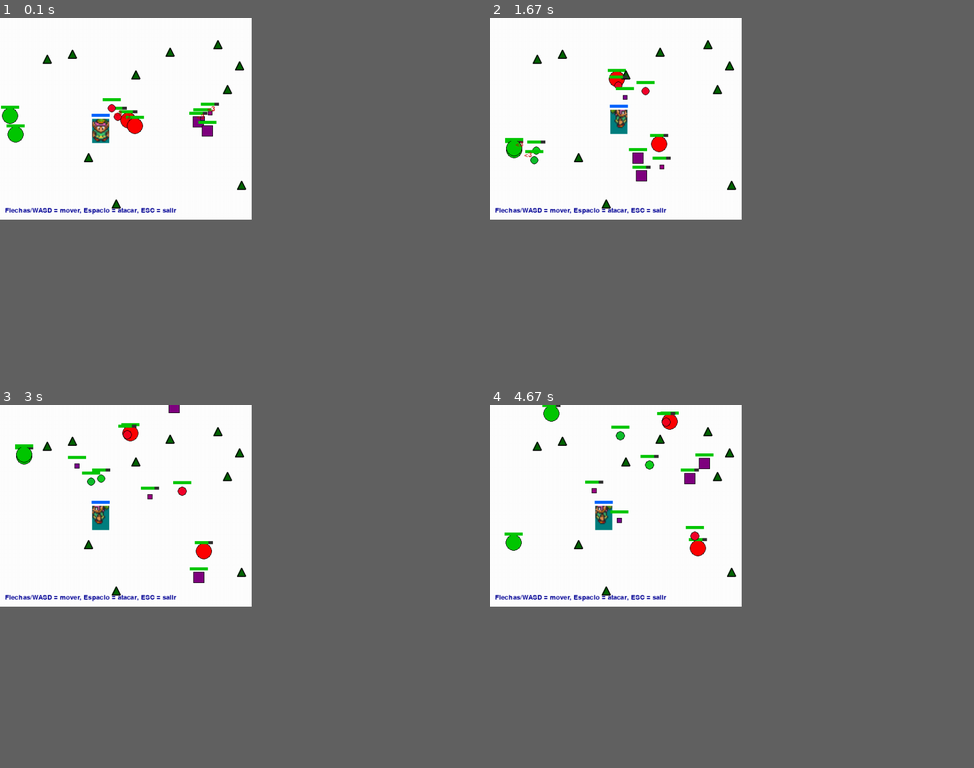
Above: before the commit, frames 1-4 (two rows, left to right).
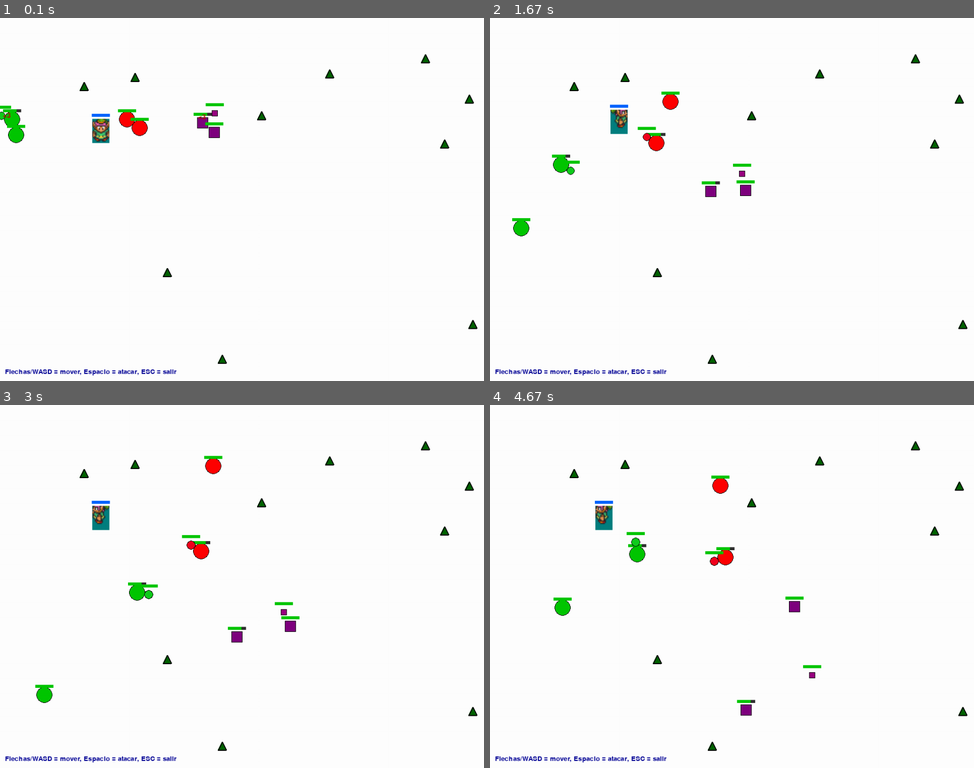
Above: after the commit, the same moments.

Repository: diego-abp/proyecto-animales
Game: pygame game, started from proyecto especies.py
Two runs of this game, one before a commit and one after it. Both use one fixed random seed, a clock stepped at 60 frames per second and the inputs below.
Inputs:
- Up to frame 1 (0.1 s): no input
- Up to frame 2 (1.67 s): hold Right 0.33-0.8 s; hold Up 0.83-1.13 s; hold Right 1.17-1.63 s
- Up to frame 3 (3 s): hold Left 1.67-2.2 s; hold Down 2.23-2.53 s; hold Left 2.57-2.97 s
- Up to frame 4 (4.67 s): hold Up 3-3.37 s; hold Right 3.4-4.03 s; hold Down 4.07-4.43 s; hold Left from 4.47 s (still down)
The window is 468x375 before the commit and 900x675 after it. Grey fills any space a smaller window leaves; there, only what the larger window draws over its background counts as a difference.

The runs differ from the first frame. In frame 1, 2.1% of the frame differs, in the area x 0-99%, y 6-99%; in frame 2, 3.1%; in frame 3, 3.0%; in frame 4, 3.4%, in the area x 1-99%, y 0-99%.

Commit message:
Se agranda la pantalla

Diff:
--- a/proyecto especies.py
+++ b/proyecto especies.py
@@ -76,14 +76,14 @@
         next_y = self.posicion_y + ny * velocidad
 
         # Wrap (coincide con límites usados en Personaje)
-        if next_x < 0:
-            next_x = 490
-        elif next_x > 490:
+        if next_x < 0: # Usar los límites de la nueva ventana
+            next_x = 960
+        elif next_x > 960:
             next_x = 0
 
-        if next_y < 0:
-            next_y = 360
-        elif next_y > 360:
+        if next_y < 0: # Usar los límites de la nueva ventana
+            next_y = 720
+        elif next_y > 720:
             next_y = 0
 
         # Actualizar la posición final después de comprobar el wrap
@@ -186,9 +186,6 @@
 
         # Estados de la IA
         if self.hunt_state == 'wandering':
-            # Deambular
-            super().mover(screen_width, screen_height, all_species)
-            # Si el jugador provocó, perseguirlo inmediatamente
             if self.provoked_by_player and 'personaje' in all_species:
                 self.target = all_species['personaje']
                 self.hunt_state = 'chasing'
@@ -206,8 +203,9 @@
                 if dist < self.detection_radius:
                     self.target = prey
                     self.hunt_state = 'chasing'
-                    break
-
+                    return None # Salir del método mover para procesar la caza en el siguiente frame
+            # Si no se encontró presa, deambular
+            super().mover(screen_width, screen_height, all_species)
             return None
 
         if self.hunt_state == 'chasing':
@@ -333,7 +331,9 @@
 class Omnivoro(Especies):
     def __init__(self, x, y, vida, reproducirse=True, salto=3, color=None, is_baby=False):
         # Los omnívoros tienen tiempo de vida equilibrado (100)
-        super().__init__(x, y, vida, reproducirse, salto=salto, atacar=True, correr=True, comer=True, color=color or (128, 0, 128), size=10 if is_baby else 20, is_baby=is_baby)
+        # El tamaño se usa como radio, así que un omnívoro de 20x20 tiene un "radio" de 10
+        super().__init__(x, y, vida, reproducirse, salto=salto, atacar=True, correr=True, comer=True, color=color or (128, 0, 128), size=5 if is_baby else 10, is_baby=is_baby)
+        self.max_size = 10 # Tamaño adulto (radio)
         self.presa = None
         self.modo_caza = False # Alterna entre cazar y deambular
 
@@ -362,8 +362,6 @@
                 return # Prioridad es aparearse
             else:
                 self.mating_mode = False
-
-                return
 
         ahora = time.time()
         if ahora - self.last_random_move_time > self.random_move_delay:
@@ -497,23 +495,23 @@
         salto = self.salto + self.velocidad_extra
         next_y = self.posicion_y - salto
         if next_y < 0:
-            self.posicion_y = 360 # Aparece en el borde opuesto
+            self.posicion_y = 720
         else:
             self.posicion_y = next_y
 
     def mover_abajo(self):
         salto = self.salto + self.velocidad_extra
         next_y = self.posicion_y + salto
-        if next_y > 360:
-            self.posicion_y = 0 # Aparece en el borde opuesto
+        if next_y > 720:
+            self.posicion_y = 0
         else:
             self.posicion_y = next_y
 
     def mover_derecha(self):
         salto = self.salto + self.velocidad_extra
         next_x = self.posicion_x + salto
-        if next_x > 490:
-            self.posicion_x = 0 # Aparece en el borde opuesto
+        if next_x > 960:
+            self.posicion_x = 0
         else:
             self.posicion_x = next_x
 
@@ -521,7 +519,7 @@
         salto = self.salto + self.velocidad_extra
         next_x = self.posicion_x - salto
         if next_x < 0:
-            self.posicion_x = 490 # Aparece en el borde opuesto
+            self.posicion_x = 960
         else:
             self.posicion_x = next_x
 
@@ -554,7 +552,7 @@
     - Flechas o WASD: mover
     - ESC o cerrar ventana: salir
     """
-    def __init__(self, ancho=500, alto=400, fps=30):
+    def __init__(self, ancho=960, alto=720, fps=30):
         pygame.init()
         self.ancho = ancho
         self.alto = alto
@@ -565,19 +563,34 @@
 
         # Lista de especies vivas
         self.especies_vivas = {
-            'carnivoro_1': Carnivoro(250, 200, 100),
-            'carnivoro_2': Carnivoro(270, 220, 100),
-            'herbivoro_1': Herbivoro(10, 200, 100),
-            'herbivoro_2': Herbivoro(30, 220, 100),
-            'omnivoro_1': Omnivoro(400, 200, 100),
-            'omnivoro_2': Omnivoro(420, 220, 100)
+            'carnivoro_1': Carnivoro(250, 200, 100, is_baby=False),
+            'carnivoro_2': Carnivoro(270, 220, 100, is_baby=False),
+            'herbivoro_1': Herbivoro(10, 200, 100, is_baby=False),
+            'herbivoro_2': Herbivoro(30, 220, 100, is_baby=False),
+            'omnivoro_1': Omnivoro(400, 200, 100, is_baby=False),
+            'omnivoro_2': Omnivoro(420, 220, 100, is_baby=False)
         }
-        # Añadir plantas en posiciones aleatorias
+        # Añadir plantas en posiciones aleatorias, asegurando que no estén demasiado juntas
         num_plantas = 10
+        min_dist_plantas = 100 # Distancia mínima entre plantas
+        plantas_existentes = []
         for i in range(num_plantas):
-            x = random.randint(20, self.ancho - 20)
-            y = random.randint(20, self.alto - 20)
-            self.especies_vivas[f'planta_{i}'] = Planta(x, y)
+            intentos = 0
+            while intentos < 100: # Evitar bucles infinitos
+                x = random.randint(20, self.ancho - 20)
+                y = random.randint(20, self.alto - 20)
+
+                # Comprobar distancia con otras plantas
+                demasiado_cerca = False
+                for px, py in plantas_existentes:
+                    if math.hypot(x - px, y - py) < min_dist_plantas:
+                        demasiado_cerca = True
+                        break
+                if not demasiado_cerca:
+                    plantas_existentes.append((x, y))
+                    self.especies_vivas[f'planta_{i}'] = Planta(x, y)
+                    break
+                intentos += 1
 
         self.personaje = Personaje(200, 200, 100)
         # Popups de daño: lista de dict {text,x,y,start_ms}
@@ -720,10 +733,11 @@
                     hasattr(otra_especie, 'puede_reproducirse') and otra_especie.puede_reproducirse()):
 
                     # Verificar que no se exceda el límite de población para este tipo de especie
-                    tipo_actual = especie.__class__.__name__.lower()
-                    num_actual = sum(1 for nombre in self.especies_vivas if tipo_actual in nombre)
-                    # El límite es 4 (2 iniciales + 2 crías)
-                    if num_actual >= 4:
+                    # Solo puede haber una cría a la vez por tipo de especie.
+                    # Si ya hay una cría de este tipo, no se puede crear otra.
+                    hay_cria_existente = any(
+                        isinstance(e, type(especie)) and getattr(e, 'is_baby', False) for e in self.especies_vivas.values())
+                    if hay_cria_existente:
                         continue
 
                     # Calcular distancia entre las dos especies
@@ -762,6 +776,47 @@
                             break
         # Añadir las nuevas especies a la lista principal
         self.especies_vivas.update(nuevas_especies)
+
+    def _resolve_collisions(self):
+        """Resuelve las colisiones entre entidades de la misma especie para que no se superpongan."""
+        # Obtener todas las entidades móviles
+        movable_entities = [e for e in self.especies_vivas.values() if not isinstance(e, Planta)]
+
+        # Iterar sobre todos los pares de entidades
+        for i in range(len(movable_entities)):
+            for j in range(i + 1, len(movable_entities)):
+                entity1 = movable_entities[i]
+                entity2 = movable_entities[j]
+
+                # Solo comprobar colisiones entre individuos de la misma clase
+                if type(entity1) is type(entity2):
+                    dist = math.hypot(entity1.posicion_x - entity2.posicion_x, entity1.posicion_y - entity2.posicion_y)
+
+                    # El tamaño se usa como radio para las especies circulares. Para el omnívoro (cuadrado), es una aproximación.
+                    combined_radius = entity1.size + entity2.size
+
+                    if dist < combined_radius:
+                        # Hay una colisión, empujarlos para separarlos
+                        overlap = combined_radius - dist
+
+                        # Evitar división por cero si están exactamente en el mismo punto
+                        if dist == 0:
+                            dist = 0.1
+                            entity1.posicion_x += 0.1 # Mover uno ligeramente
+
+                        # Calcular el vector de empuje (normalizado)
+                        push_x = (entity1.posicion_x - entity2.posicion_x) / dist
+                        push_y = (entity1.posicion_y - entity2.posicion_y) / dist
+
+                        # Mover cada entidad la mitad de la superposición
+                        move_amount = overlap / 2
+
+                        entity1.posicion_x += push_x * move_amount
+                        entity2.posicion_x -= push_x * move_amount
+
+                        entity1.posicion_y += push_y * move_amount
+                        entity2.posicion_y -= push_y * move_amount
+
     def _update_plant_healing(self):
         """Gestiona la lógica de curación de las plantas."""
         ahora = time.time()
@@ -908,7 +963,7 @@
                 pygame.draw.circle(self.screen, especie.color, (int(especie.posicion_x), int(especie.posicion_y)), int(especie.size))
                 self._draw_hp_bar(especie)
             elif isinstance(especie, Omnivoro):
-                omni_size = int(especie.size)
+                omni_size = int(especie.size) * 2 # El tamaño es el radio, el lado del cuadrado es el diámetro
                 omni_x = int(especie.posicion_x) - omni_size // 2
                 omni_y = int(especie.posicion_y) - omni_size // 2
                 # Dibuja contorno negro y luego el relleno
@@ -947,7 +1002,7 @@
 
         # Instrucciones
         instrucciones = self.font.render("Flechas/WASD = mover, Espacio = atacar, ESC = salir", True, (0, 0, 150))
-        self.screen.blit(instrucciones, (10, self.alto - 25))
+        self.screen.blit(instrucciones, (10, self.alto - 25)) # Se ajusta automáticamente con self.alto
 
         pygame.display.flip()
 
@@ -1013,6 +1068,9 @@
             # IA: actualizar comportamiento de las especies (carnívoro persigue/ataca)
             self._update_ai()
 
+            # Resolver colisiones entre especies
+            self._resolve_collisions()
+
             # Verificar si alguna especie puede reproducirse
             self.check_reproduction()
 
